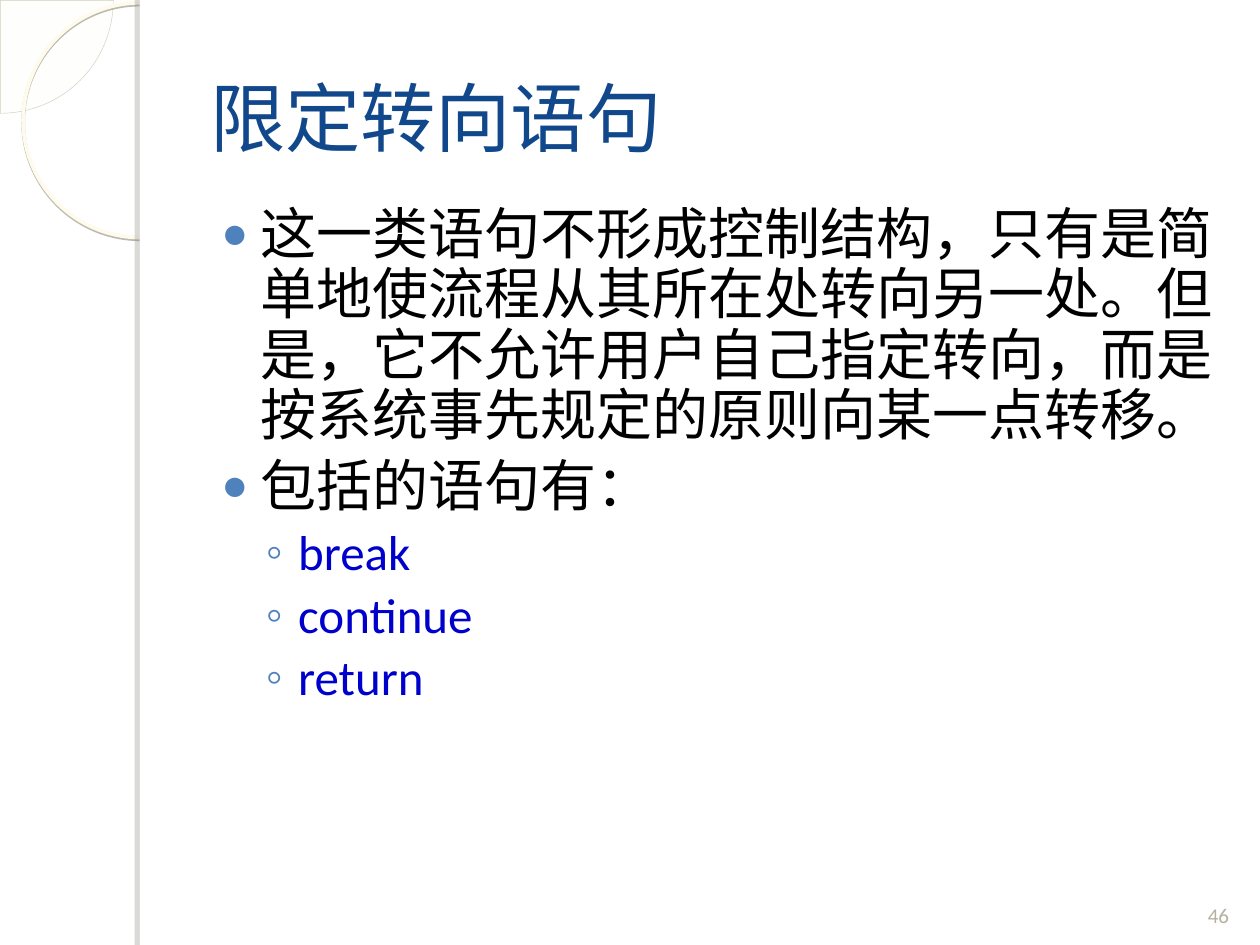
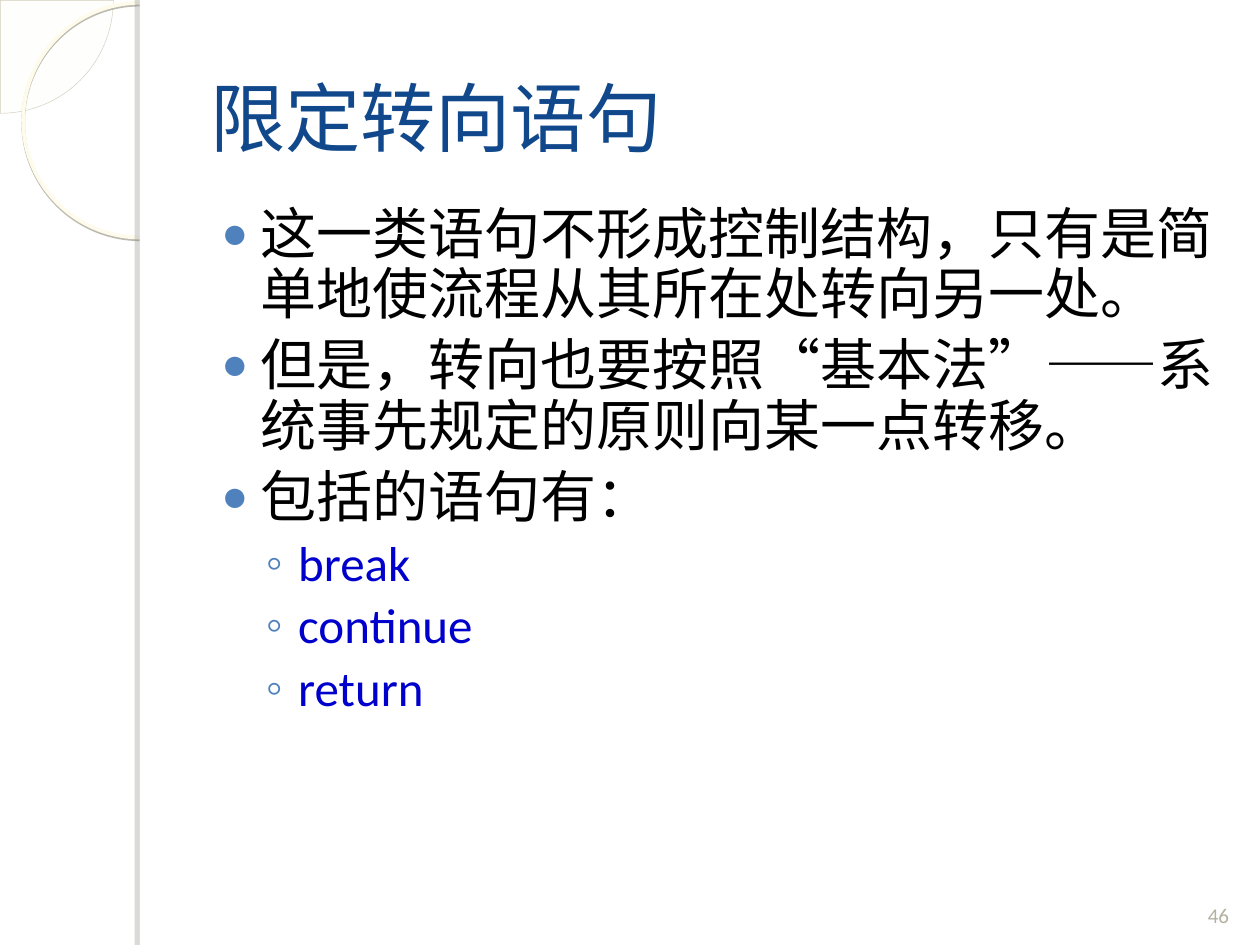
Before and after one commit to fanju1984/introduction-to-programming, a slide deck: slide 46 of introduction-to-programming/slides/2017/04-Control-Statement-2.ppt. Drawn at 1260x945 pixels with LibreOffice and Linux fonts; fonts in the diff are those of the drawing; background and template pictures are left out. Boxes give left, top, right and bottom in pixels: in the first picture for what was removed or moved away, otherwise in the second. Text is boxed around its words. In the diff, an @@ line names an element or a change of style, - is before the commit and + after.

```diff
--- a/introduction-to-programming/slides/2017/04-Control-Statement-2.ppt
+++ b/introduction-to-programming/slides/2017/04-Control-Statement-2.ppt
@@ text at <box>260,207,1213,451</box>: text changed @@
-● 这一类语句不形成控制结构，只有是简单地使流程从其所在处转向另一处。但是，它不允许用户自己指定转向，而是按系统事先规定的原则向某一点转移。
+● 这一类语句不形成控制结构，只有是简单地使流程从其所在处转向另一处。
+● 但是，转向也要按照“基本法”——系统事先规定的原则向某一点转移。
```
Also in this commit, not shown: 4 other slides changed, 9 slides added, 4 slides removed, 1 other file.
